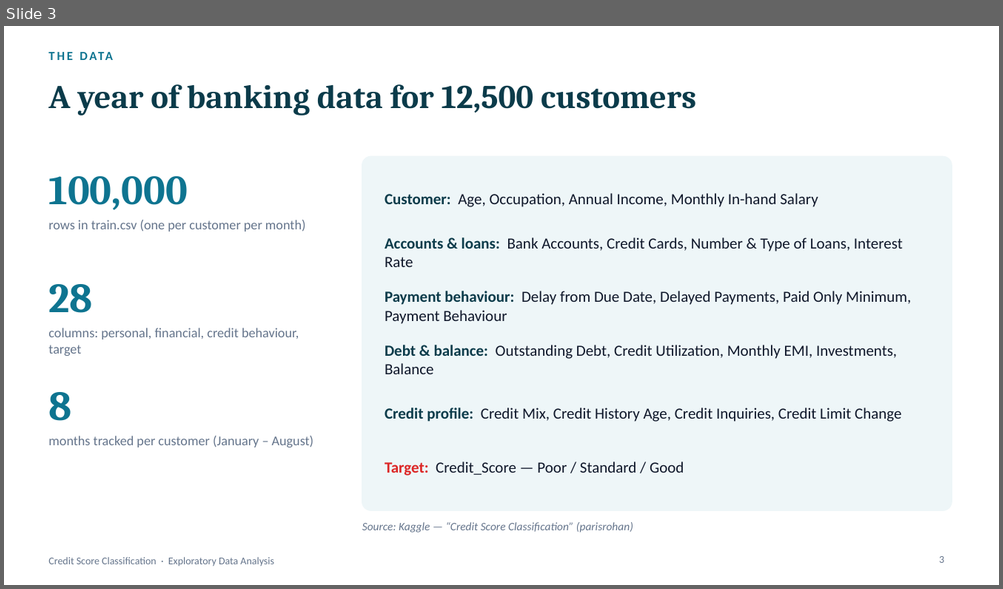
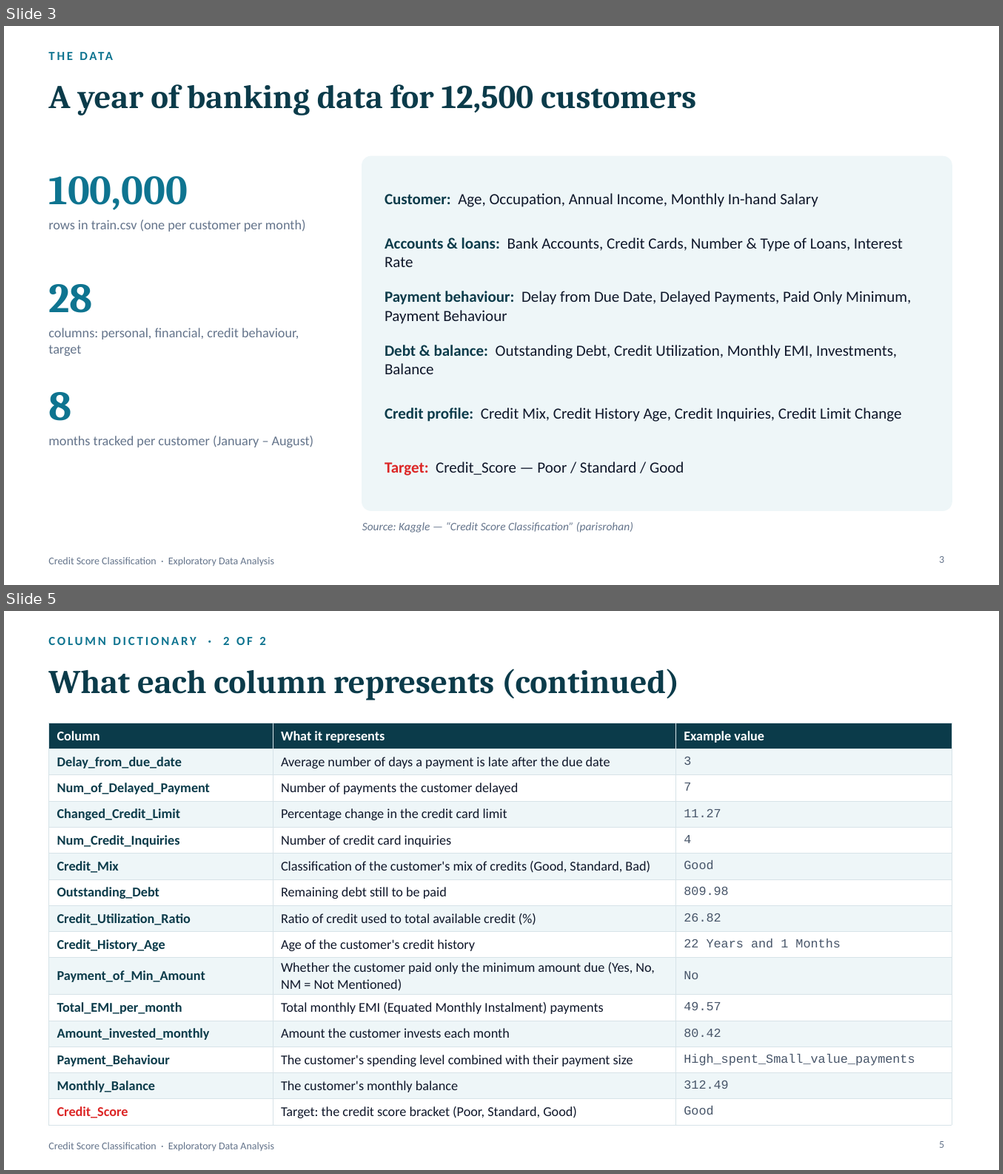
Before and after one commit to Marcellino-Ashraf/Credit-Score-Classification---EDA-and-streamlit, a slide deck: Credit Score Classification - Presentation.pptx. Shown one above the other, each under a label of ours: slide 3 before the commit, slides 3 and 5 after it; the slides between them are not shown. The pictures are 1003x589 and 1003x1174 pixels, drawn with LibreOffice and Linux fonts; fonts in the diff are those of the drawing. Boxes give left, top, right and bottom in pixels: in the first picture for what was removed or moved away, otherwise in the second. Text is boxed around its words. In the diff, an @@ line names an element or a change of style, - is before the commit and + after.

Commit message:
Added the columns descriptions to the presentation

```diff
--- a/Credit Score Classification - Presentation.pptx
+++ b/Credit Score Classification - Presentation.pptx
@@ slide 5 added at (4,611,999,1170), background #FFFFFF; not listed: 1 template element that a slide beside it also shows @@
@@ text added at (48,637,265,645), 12 pt, text #0E7490, bold @@
+COLUMN DICTIONARY · 2 OF 2
@@ title added at (48,669,679,701), 32 pt, text #0B3B4A, bold @@
+What each column represents (continued)
@@ table added at (48,723,951,1122), 15 rows, 3 columns @@
+Column | What it represents | Example value
+Delay_from_due_date | Average number of days a payment is late after the due date | 3
+Num_of_Delayed_Payment | Number of payments the customer delayed | 7
+Changed_Credit_Limit | Percentage change in the credit card limit | 11.27
+Num_Credit_Inquiries | Number of credit card inquiries | 4
+Credit_Mix | Classification of the customer's mix of credits (Good, Standard, Bad) | Good
+Outstanding_Debt | Remaining debt still to be paid | 809.98
+Credit_Utilization_Ratio | Ratio of credit used to total available credit (%) | 26.82
+Credit_History_Age | Age of the customer's credit history | 22 Years and 1 Months
+Payment_of_Min_Amount | Whether the customer paid only the minimum amount due (Yes, No, NM = Not Mentioned) | No
+Total_EMI_per_month | Total monthly EMI (Equated Monthly Instalment) payments | 49.57
+Amount_invested_monthly | Amount the customer invests each month | 80.42
+Payment_Behaviour | The customer's spending level combined with their payment size | High_spent_Small_value_payments
+Monthly_Balance | The customer's monthly balance | 312.49
+Credit_Score | Target: the credit score bracket (Poor, Standard, Good) | Good
@@ page number added at (939,1142,944,1148), 10 pt, text #64748B @@
+5
```
Also in this commit, not shown: 2 slides changed, 2 other slides added.
